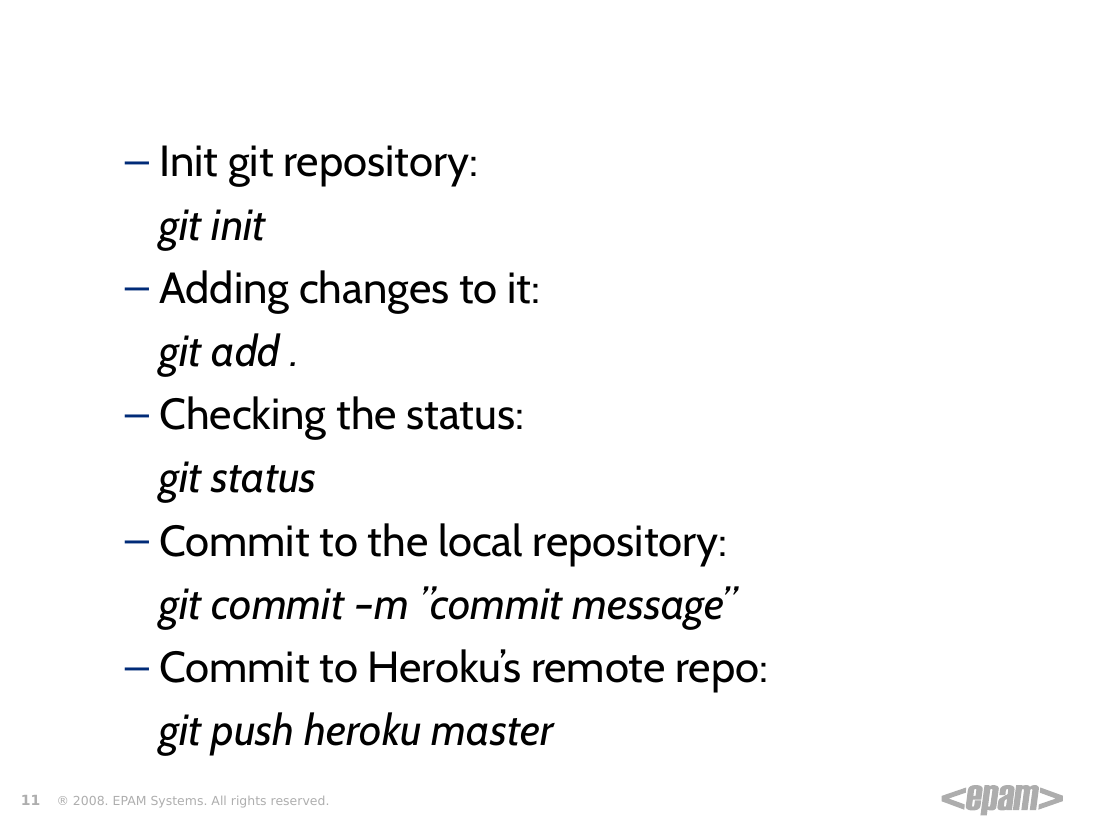
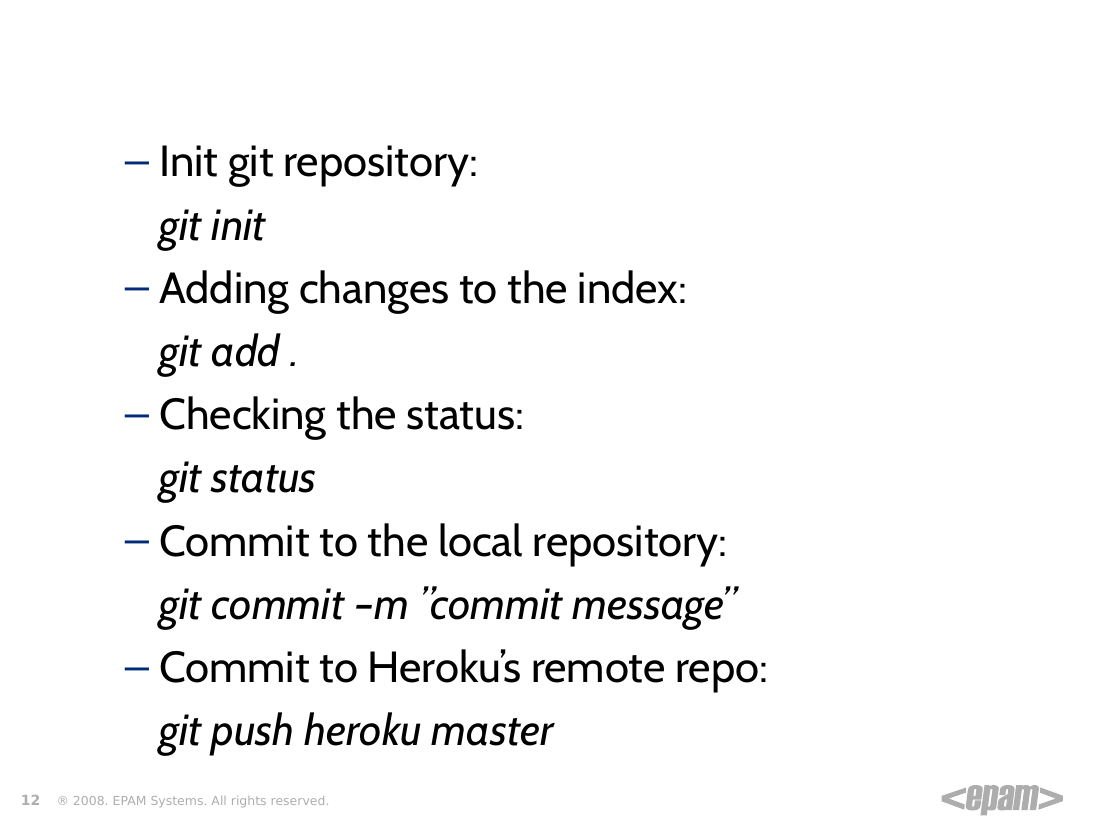
Before and after one commit to zgorbe/Heroku-HelloWorld, a slide deck: slide 12 of Heroku.ppt (slide 11 before the commit). Drawn at 1120x840 pixels with LibreOffice and Linux fonts; fonts in the diff are those of the drawing; background and template pictures are left out. Boxes give left, top, right and bottom in pixels: in the first picture for what was removed or moved away, otherwise in the second. Text is boxed around its words. In the diff, an @@ line names an element or a change of style, - is before the commit and + after.

```diff
--- a/Heroku.ppt
+++ b/Heroku.ppt
@@ text at [160,270,687,313]: text changed @@
-  – Adding changes to it:
+  – Adding changes to the index:
@@ page number at [21,795,40,805]: text changed @@
-11
+12
```
Also in this commit, not shown: 11 other slides changed, 2 slides added, 1 other file.
